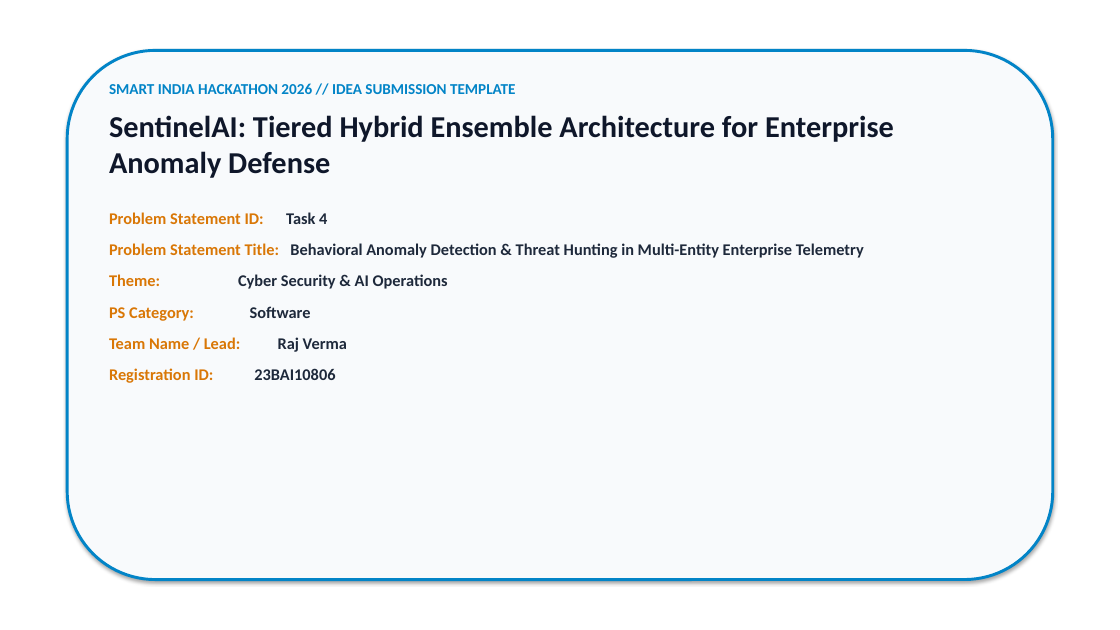
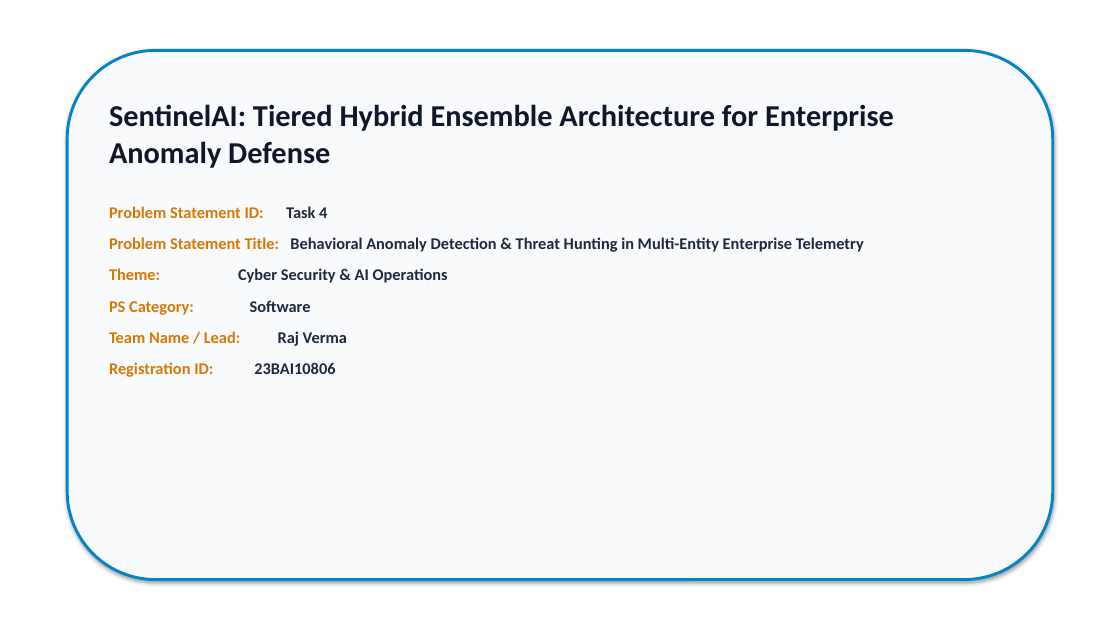
Before and after one commit to irajverma/Honeywell, a slide deck: slide 1 of docs/IDEA_Presentation_Format.pptx. Drawn at 1120x630 pixels with LibreOffice and Linux fonts; fonts in the diff are those of the drawing. Boxes give left, top, right and bottom in pixels: in the first picture for what was removed or moved away, otherwise in the second. Text is boxed around its words. In the diff, an @@ line names an element or a change of style, - is before the commit and + after.

```diff
--- a/docs/IDEA_Presentation_Format.pptx
+++ b/docs/IDEA_Presentation_Format.pptx
@@ text at [109, 83, 515, 94]: paragraph removed @@
-SMART INDIA HACKATHON 2026 // IDEA SUBMISSION TEMPLATE
@@ text "SentinelAI: Tiered Hybrid Ensemble Architecture ...": place and size @@
-text "SentinelAI: Tiered Hybrid Ensemble Architecture ..." at [109, 83, 894, 380]
+text "SentinelAI: Tiered Hybrid Ensemble Architecture ..." at [109, 104, 894, 374]
@@ text at [109, 104, 894, 168]: less space between paragraphs @@
```
Also in this commit, not shown: 5 other slides changed, 1 other file.
